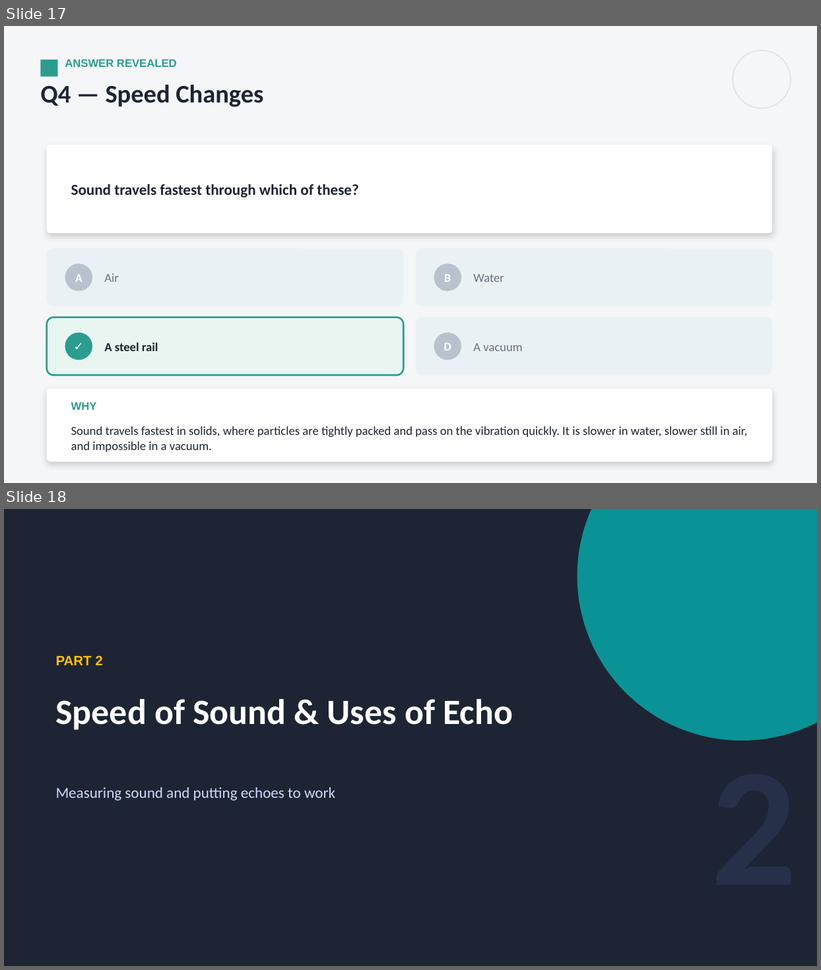
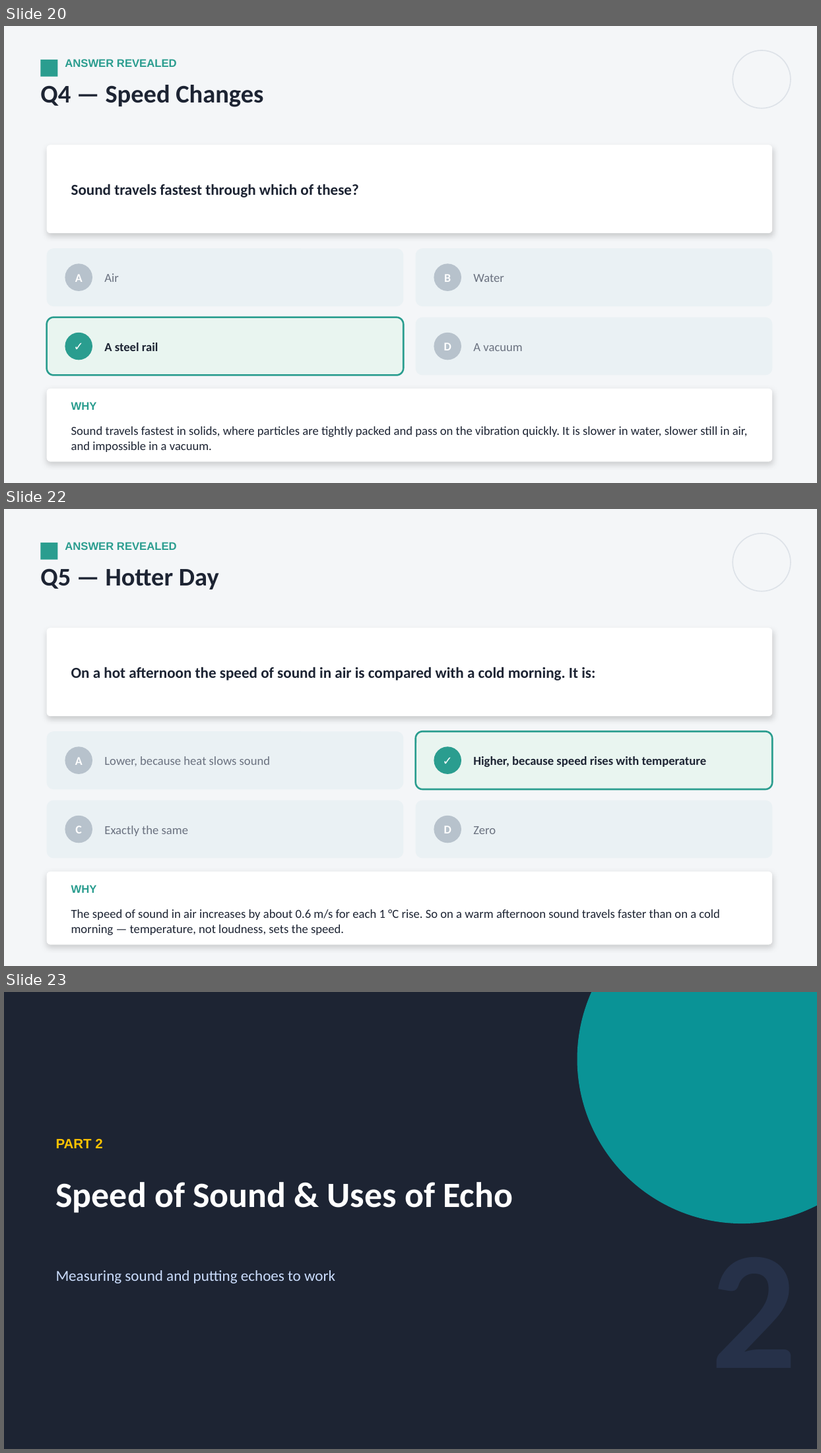
Before and after one commit to parmeshwars2911/MyFirstAR, a slide deck: ppt/Grade10/G10_S62_Sound_1.pptx. Shown one above the other, each under a label of ours: slides 17 and 18 before the commit, slides 20, 22 and 23 after it; the slides between them are not shown. The pictures are 821x970 and 821x1453 pixels, drawn with LibreOffice and Linux fonts; fonts in the diff are those of the drawing. Boxes give left, top, right and bottom in pixels: in the first picture for what was removed or moved away, otherwise in the second. Text is boxed around its words. In the diff, an @@ line names an element or a change of style, - is before the commit and + after.

```diff
--- a/ppt/Grade10/G10_S62_Sound_1.pptx
+++ b/ppt/Grade10/G10_S62_Sound_1.pptx
@@ slide 22 added at (4,509,817,966), background #F4F6F8 @@
@@ rectangle added at (40,543,57,560), fill #2A9D8F @@
@@ text added at (65,542,177,550), 13 pt, text #2A9D8F, bold @@
+ANSWER REVEALED
@@ ellipse added at (733,533,791,591), outline #DDE2E8 1.25 pt @@
@@ text added at (40,568,219,590), 30 pt, text #1D2433, bold @@
+Q5 — Hotter Day
@@ rounded rectangle added at (47,628,773,716), fill #FFFFFF @@
@@ text added at (71,667,595,681), 18 pt, text #1D2433, bold @@
+On a hot afternoon the speed of sound in air is compared with a cold morning. It is:
@@ rounded rectangle added at (47,731,403,789), fill #EAF1F4 @@
@@ rounded rectangle added at (416,731,773,789), fill #E9F5F0, outline #2A9D8F 2 pt @@
@@ ellipse added at (65,747,92,774), fill #B7C2CC @@
@@ text added at (75,757,83,765), 14 pt, text #FFFFFF, bold @@
+A
@@ text added at (104,757,270,766), 14.5 pt, text #6B7280 @@
+Lower, because heat slows sound
@@ ellipse added at (434,747,461,774), fill #2A9D8F @@
@@ text added at (434,747,461,774), 14 pt, text #FFFFFF, bold @@
+✓
@@ text added at (473,757,707,767), 14.5 pt, text #1D2433, bold @@
+Higher, because speed rises with temperature
@@ rounded rectangle added at (47,801,403,859), fill #EAF1F4 @@
@@ rounded rectangle added at (416,801,773,859), fill #EAF1F4 @@
@@ ellipse added at (65,816,92,843), fill #B7C2CC @@
@@ ellipse added at (434,816,461,843), fill #B7C2CC @@
@@ text added at (75,826,82,834), 14 pt, text #FFFFFF, bold @@
+C
@@ text added at (104,826,188,836), 14.5 pt, text #6B7280 @@
+Exactly the same
@@ text added at (444,826,451,834), 14 pt, text #FFFFFF, bold @@
+D
@@ text added at (473,826,496,834), 14.5 pt, text #6B7280 @@
+Zero
@@ rounded rectangle added at (47,872,773,945), fill #FFFFFF @@
@@ text added at (71,885,97,893), 13 pt, text #2A9D8F, bold @@
+WHY
@@ text added at (71,910,720,935), 14.5 pt, text #1D2433 @@
+The speed of sound in air increases by about 0.6 m/s for each 1 °C rise. So on a warm afternoon sound travels faster than on a cold morning — temperature, not loudness, sets the speed.
@@ what was slide 17 is now slide 20 @@
@@ what was slide 18 is now slide 23 @@
```
Also in this commit, not shown: 1 slide changed, 7 other slides added, 2 other files.
